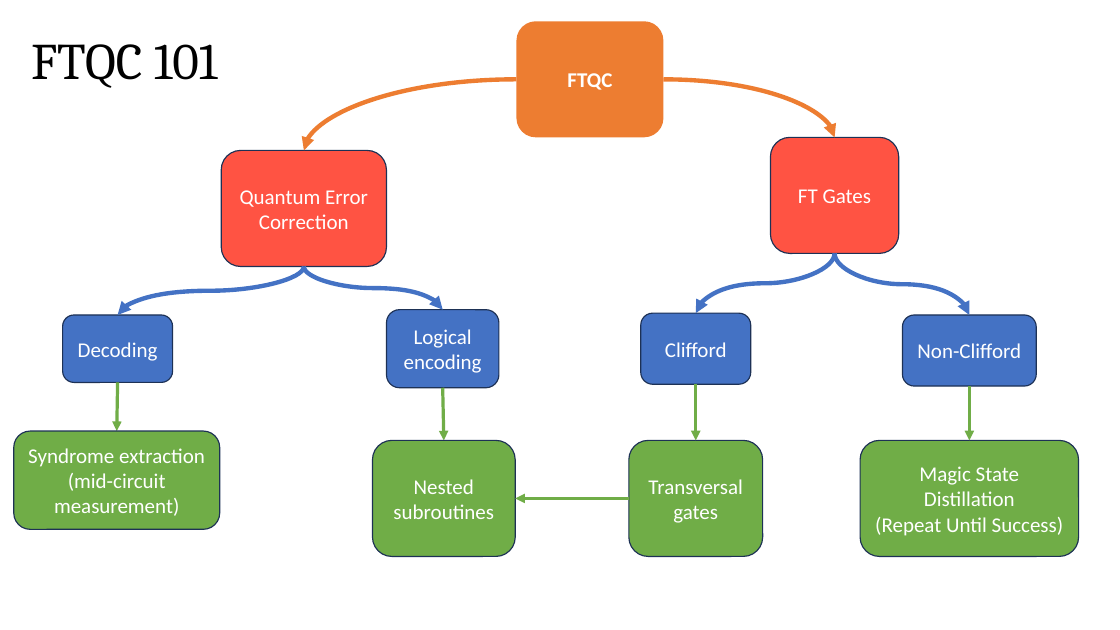
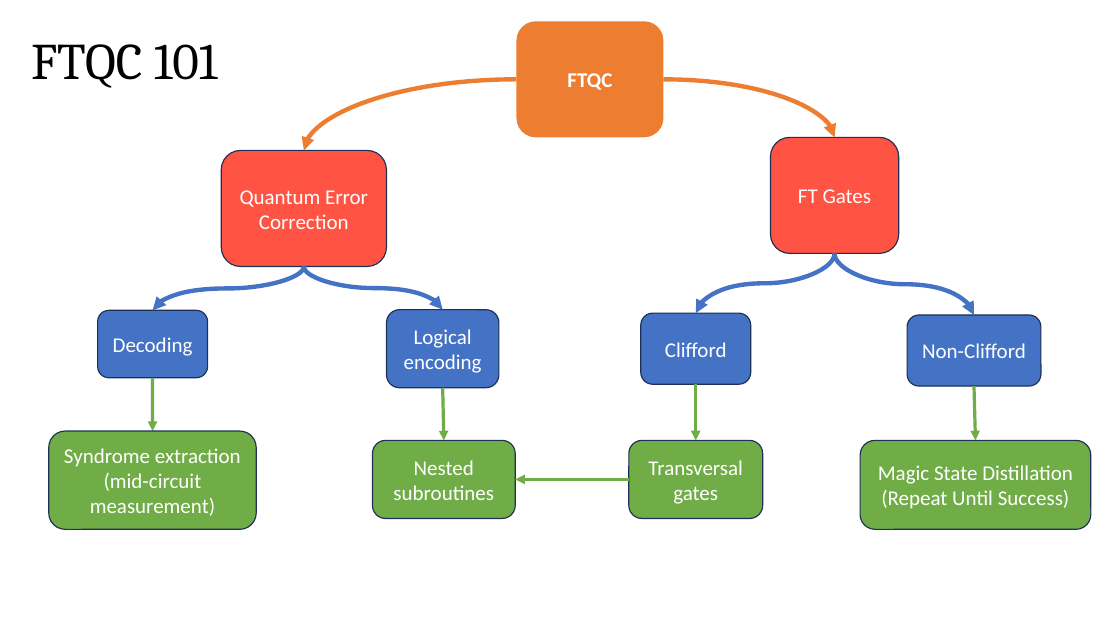
Before and after one commit to Alban999/Horizon_Quantum_Hackaton, a slide deck: slide 2 of Presentation.pptx. Drawn at 1120x630 pixels with LibreOffice and Linux fonts; fonts in the diff are those of the drawing. Boxes give left, top, right and bottom in pixels: in the first picture for what was removed or moved away, otherwise in the second. Text is boxed around its words. In the diff, an @@ line names an element or a change of style, - is before the commit and + after.

Commit message:
Updated presentation

```diff
--- a/Presentation.pptx
+++ b/Presentation.pptx
@@ curved arrow moved from (304, 266) - (118, 315) to (304, 266) - (153, 310) @@
@@ curved arrow moved from (835, 254) - (970, 315) to (835, 254) - (975, 315) @@
@@ rounded rectangle "Decoding": place and size @@
-rounded rectangle "Decoding" at (63,315,173,382)
+rounded rectangle "Decoding" at (97,310,208,377)
@@ rounded rectangle "Non-Clifford": place and size @@
-rounded rectangle "Non-Clifford" at (902,315,1036,386)
+rounded rectangle "Non-Clifford" at (907,315,1041,386)
@@ arrow moved from (118, 382) - (117, 431) to (153, 378) - (153, 431) @@
@@ arrow moved from (970, 386) - (970, 440) to (975, 386) - (975, 440) @@
@@ rounded rectangle "Syndrome extraction": place and size @@
-rounded rectangle "Syndrome extraction" at (13,431,219,529)
+rounded rectangle "Syndrome extraction" at (49,431,256,529)
@@ rounded rectangle "Nested subroutines": place and size @@
-rounded rectangle "Nested subroutines" at (372,440,515,556)
+rounded rectangle "Nested subroutines" at (372,440,515,518)
@@ rounded rectangle "Transversal gates": place and size @@
-rounded rectangle "Transversal gates" at (629,440,763,556)
+rounded rectangle "Transversal gates" at (629,440,763,518)
@@ rounded rectangle "Magic State Distillation": place and size @@
-rounded rectangle "Magic State Distillation" at (860,440,1079,556)
+rounded rectangle "Magic State Distillation" at (860,440,1091,529)
@@ arrow moved from (629, 498) - (515, 498) to (629, 480) - (515, 480) @@
```
Also in this commit, not shown: 4 slides added, 1 slide removed.
